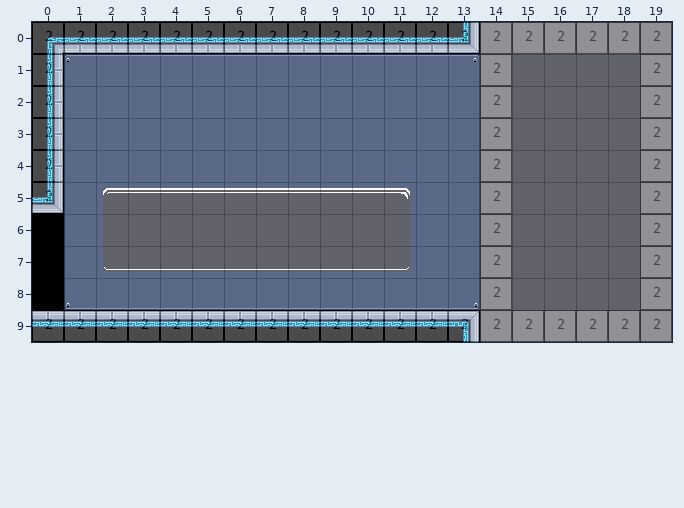
Tiled map -- assets/data/levels/Life Support - Space Dock.tmx. Above: the version before the commit.
Cells are 32x32 px. Shown: x 0..19, y 0..9.
Once edited:
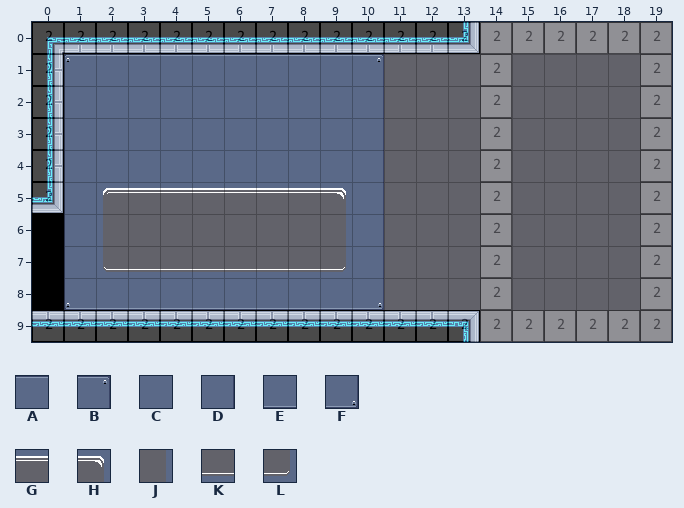
Key: from "shipTileset": A 11, B 12, C 30, D 31, E 49, F 50, G 204, H 205, J 224, K 242, L 243.
_ is an empty cell.
Change:
Layer "bg":
Tile A gives way to tile B in row 1 at x 10.
Tile C gives way to tile D in rows 2 to 4 at x 10.
Tile G gives way to tile D in row 5 at x 10.
Tile K gives way to tile D in row 7 at x 10.
The edit adds tile D in row 6 at x 10.
Tile E gives way to tile F in row 8 at x 10.
Tile G gives way to tile H in row 5 at x 9.
The edit adds tile J in row 6 at x 9.
Tile K gives way to tile L in row 7 at x 9.
Tile A is gone in row 1 at x 11 to 12.
Tile B is gone in row 1 at x 13.
Tile C is gone in rows 2 to 4 at x 11 to 12; in rows 5 to 7 at x 12.
Tile D is gone in rows 2 to 7 at x 13.
Tile E is gone in row 8 at x 11 to 12.
Tile F is gone in row 8 at x 13.
Tile H is gone in row 5 at x 11.
Tile J is gone in row 6 at x 11.
Tile L is gone in row 7 at x 11.
Boxes around the changes in both pictures, in picture pixels (x1, y1, x2, y2):
changed: (337, 54, 480, 310)
